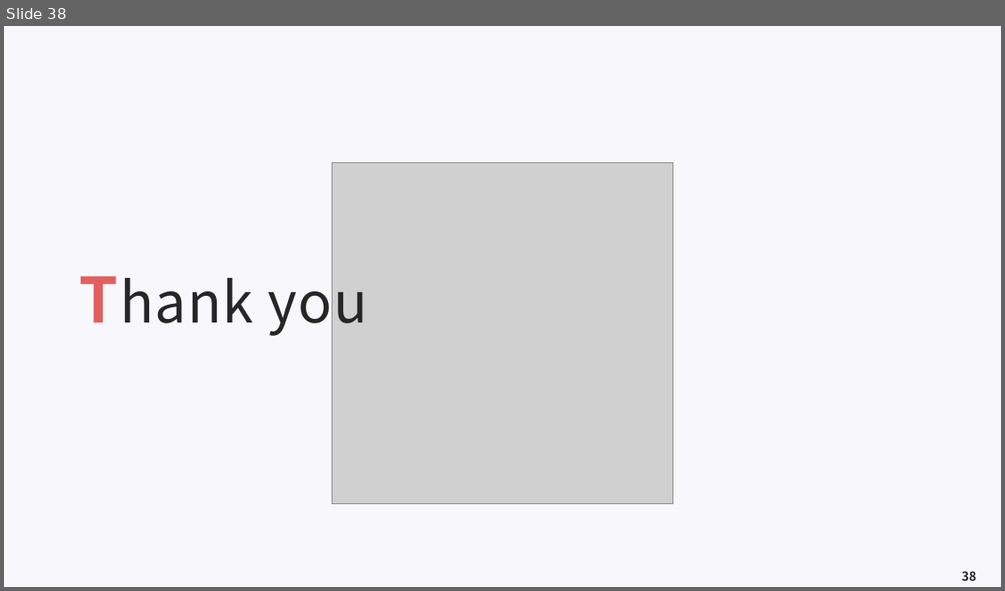
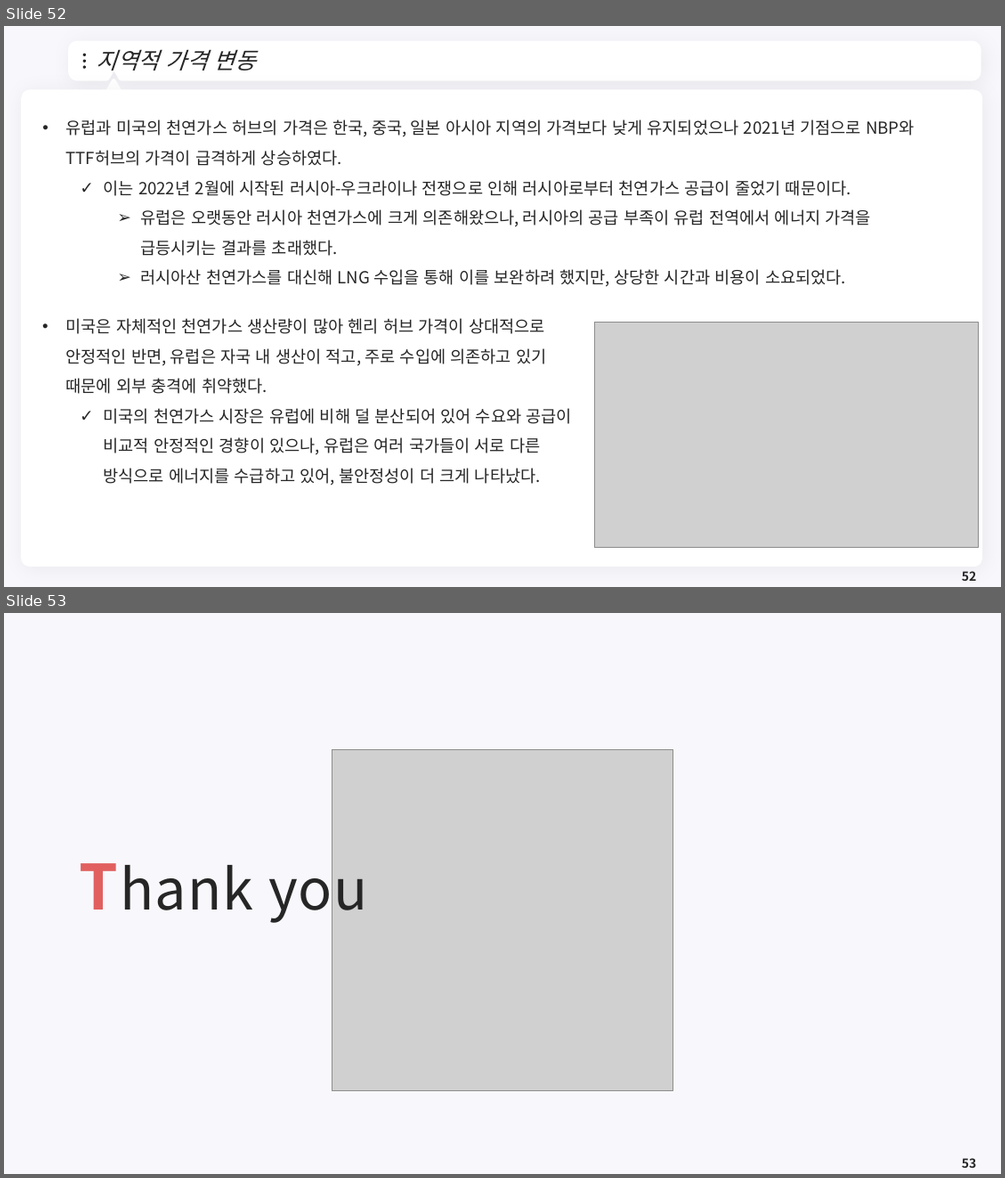
Before and after one commit to meandthey/Teaching, a slide deck: 에너지경제학/자원에너지경제학_Chapter_3 (가스).pptx. Shown one above the other, each under a label of ours: slide 38 before the commit, slides 52 and 53 after it. The pictures are 1005x591 and 1005x1178 pixels, drawn with LibreOffice and Linux fonts; fonts in the diff are those of the drawing; grey boxes stand for pictures; background and template pictures are left out. Boxes give left, top, right and bottom in pixels: in the first picture for what was removed or moved away, otherwise in the second. Text is boxed around its words. In the diff, an @@ line names an element or a change of style, - is before the commit and + after.

```diff
--- a/에너지경제학/자원에너지경제학_Chapter_3 (가스).pptx
+++ b/에너지경제학/자원에너지경제학_Chapter_3 (가스).pptx
@@ slide 52 added at (4,26,1001,587), background #F8F7FC @@
@@ freeform shape added at (72,45,978,78), fill #FFFFFF, outline #FFFFFF 7.25 pt @@
@@ title added at (97,49,256,70), 22 pt, text #262626, italic @@
+지역적 가격 변동
@@ ellipse added at (83,54,86,56), fill #262626 @@
@@ ellipse added at (83,60,86,62), fill #262626 @@
@@ ellipse added at (83,66,86,69), fill #262626 @@
@@ freeform shape added at (957,56,966,67), fill #FFFFFF @@
@@ rounded rectangle added at (21,89,983,566), fill #FFFFFF @@
@@ triangle added at (105,80,122,95), fill #FFFFFF, outline #FFFFFF 3.75 pt @@
@@ text added at (66,119,914,287), 16 pt, text #262626 @@
+• 유럽과 미국의 천연가스 허브의 가격은 한국, 중국, 일본 아시아 지역의 가격보다 낮게 유지되었으나 2021년 기점으로 NBP와 TTF허브의 가격이 급격하게 상승하였다.
+  ✓ 이는 2022년 2월에 시작된 러시아-우크라이나 전쟁으로 인해 러시아로부터 천연가스 공급이 줄었기 때문이다.
+    ➢ 유럽은 오랫동안 러시아 천연가스에 크게 의존해왔으나, 러시아의 공급 부족이 유럽 전역에서 에너지 가격을 급등시키는 결과를 초래했다.
+    ➢ 러시아산 천연가스를 대신해 LNG 수입을 통해 이를 보완하려 했지만, 상당한 시간과 비용이 소요되었다.
@@ text added at (65,318,572,485), 16 pt, text #262626 @@
+• 미국은 자체적인 천연가스 생산량이 많아 헨리 허브 가격이 상대적으로 안정적인 반면, 유럽은 자국 내 생산이 적고, 주로 수입에 의존하고 있기 때문에 외부 충격에 취약했다.
+  ✓ 미국의 천연가스 시장은 유럽에 비해 덜 분산되어 있어 수요와 공급이 비교적 안정적인 경향이 있으나, 유럽은 여러 국가들이 서로 다른 방식으로 에너지를 수급하고 있어, 불안정성이 더 크게 나타났다.
@@ picture added at (594,322,979,548) @@
@@ page number added at (962,571,976,580), 12 pt, text #262626, bold @@
+52
@@ what was slide 38 is now slide 53 @@
@@ page number at (962,1158,976,1167): text changed @@
-38
+53
```
Also in this commit, not shown: 1 slide changed, 14 other slides added, 2 other files.
